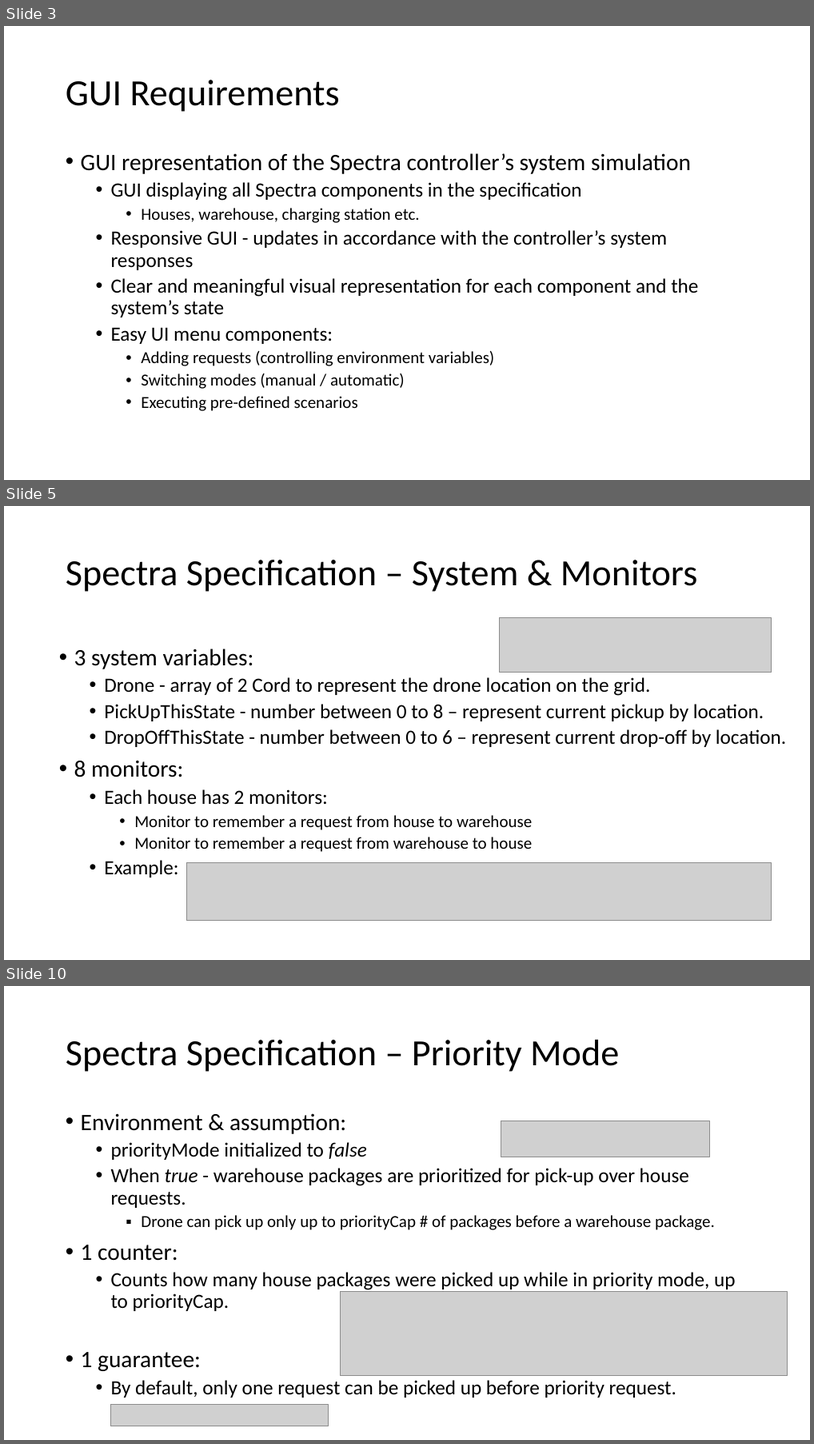
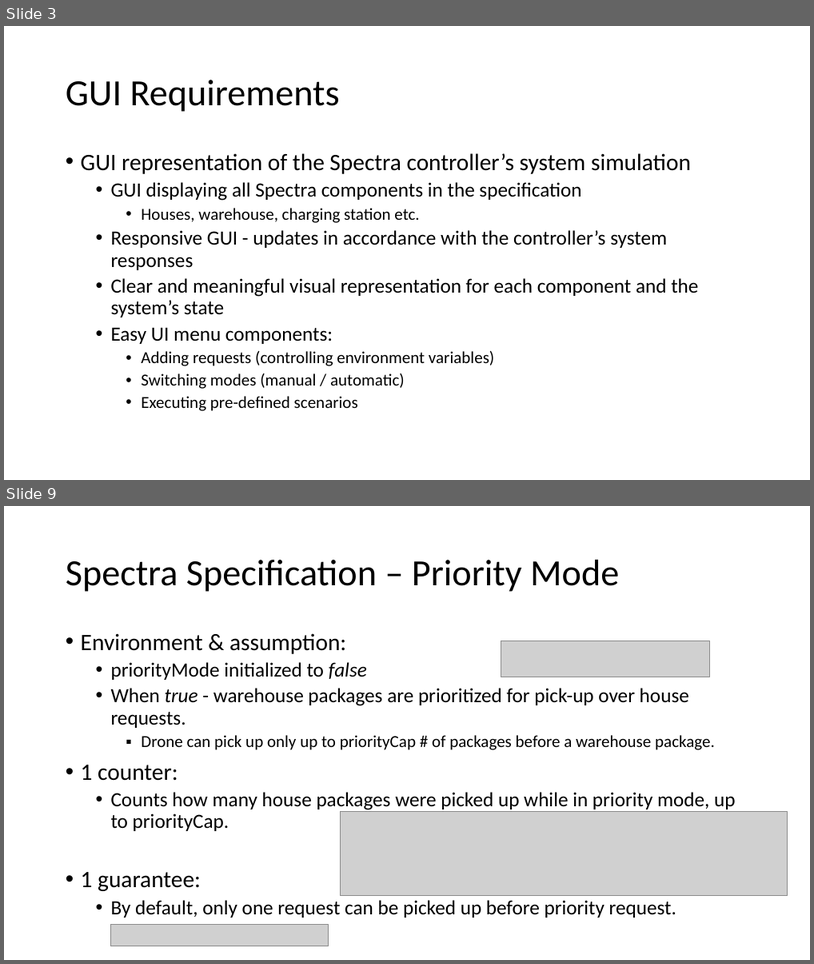
Before and after one commit to GuyHaviv37/DeliveryDroneSpectra, a slide deck: docs/final presentation.pptx. Shown one above the other, each under a label of ours: slides 3, 5 and 10 before the commit, slides 3 and 9 after it; the slides between them are not shown. The pictures are 814x1444 and 814x964 pixels, drawn with LibreOffice and Linux fonts; fonts in the diff are those of the drawing; grey boxes stand for pictures. Boxes give left, top, right and bottom in pixels: in the first picture for what was removed or moved away, otherwise in the second. Text is boxed around its words. In the diff, an @@ line names an element or a change of style, - is before the commit and + after.

```diff
--- a/docs/final presentation.pptx
+++ b/docs/final presentation.pptx
@@ slide 5 removed at bbox=[4, 506, 810, 960], background #FFFFFF @@
@@ title removed at bbox=[66, 560, 698, 592] @@
-Spectra Specification – System & Monitors
@@ picture removed at bbox=[499, 618, 771, 672] @@
@@ text removed at bbox=[74, 648, 786, 877] @@
-• 3 system variables:
-  • Drone - array of 2 Cord to represent the drone location on the grid.
-  • PickUpThisState - number between 0 to 8 – represent current pickup by location.
-  • DropOffThisState - number between 0 to 6 – represent current drop-off by location.
-• 8 monitors:
-  • Each house has 2 monitors:
-    • Monitor to remember a request from house to warehouse
-    • Monitor to remember a request from warehouse to house
-  • Example:
@@ picture removed at bbox=[186, 862, 772, 920] @@
@@ what was slide 10 is now slide 9 @@
```
Also in this commit, not shown: 6 slides changed.
